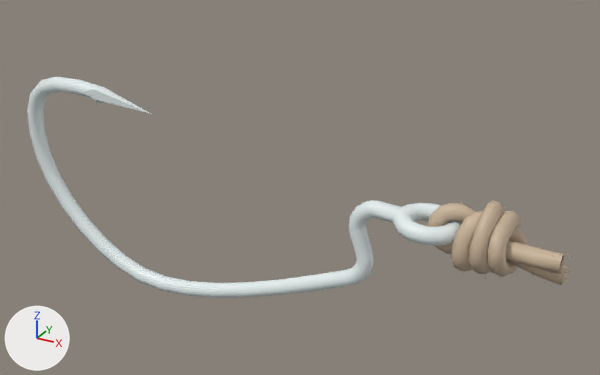
One commit to the FBX model Assets/Guy/Hook.fbx: the scene before it, then after it.
Before and after are seen from a 50 mm lens placed at (-0.266, -0.528, 0.367), pointed at (-0.529, -0.049, 0.127). Lighting does not change. The marker at lower left points along +X, +Y and +Z. Where no turn or scale is listed for an object, it has been applied to the vertices.

The first picture shows 'Fish_Hook', 'Fishing_Line'.
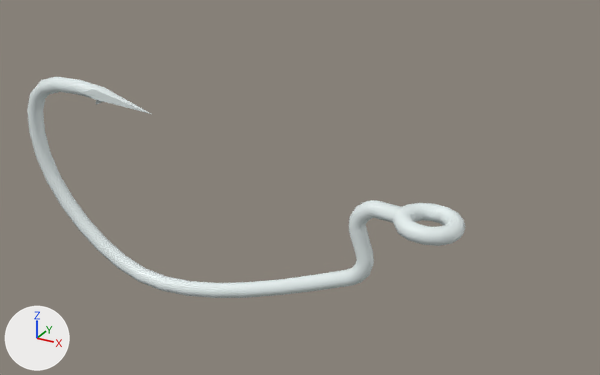
Commit message: hook looks good

Where the newer file only moved an object's origin or applied its transform, the numbers keep the older frame.

Changed parts and their boxes (x1, y1, x2, y2) in the pictures (600 x 375 px):
'Fishing_Line', deleted (beige): before (426, 200, 572, 285)

Diff of the bpy script that builds the scene:
```diff
--- a/Assets/Guy/Hook.fbx.py
+++ b/Assets/Guy/Hook.fbx.py
@@ ob_fishing_line @@
-ob_fishing_line = bpy.data.objects.new('Fishing_Line', me_mesh)
-ob_fishing_line.location = (-0.7637, -0.072, 0.1065)
```
